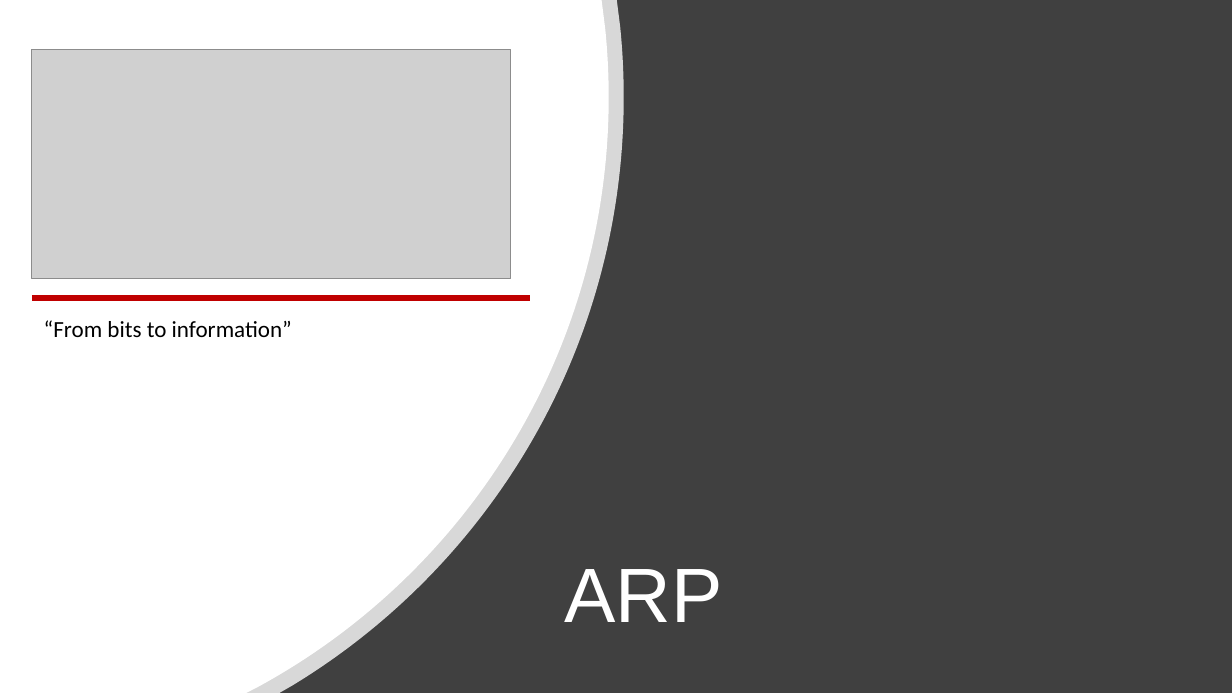
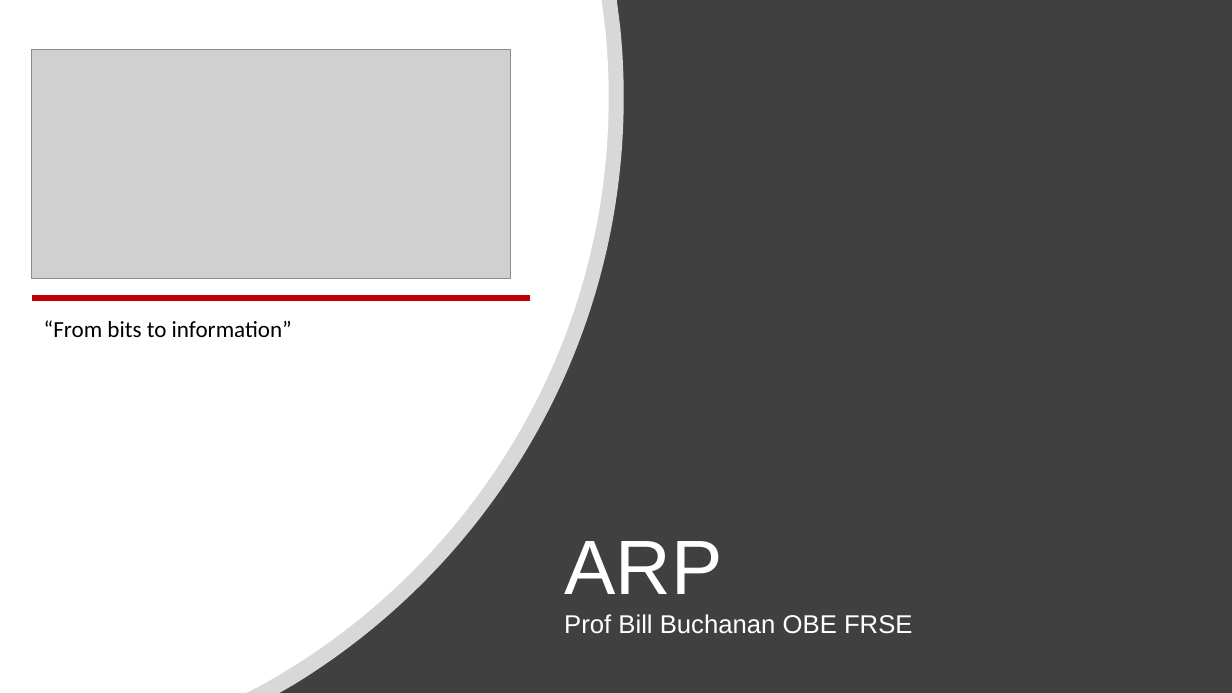
Before and after one commit to billbuchanan/csn09112, a slide deck: slide 8 of week08_network_forensics/lecture/unit10_networks.pptx (slide 7 before the commit). Drawn at 1232x693 pixels with LibreOffice and Linux fonts; fonts in the diff are those of the drawing; grey boxes stand for pictures. Boxes give left, top, right and bottom in pixels: in the first picture for what was removed or moved away, otherwise in the second. Text is boxed around its words. In the diff, an @@ line names an element or a change of style, - is before the commit and + after.

```diff
--- a/week08_network_forensics/lecture/unit10_networks.pptx
+++ b/week08_network_forensics/lecture/unit10_networks.pptx
@@ title at [564, 541, 912, 634]: text changed; size 60 to 20 pt @@
-ARP
+ARP
+Prof Bill Buchanan OBE FRSE
```
Also in this commit, not shown: 11 other slides changed, 1 slide added, 2 other files.
